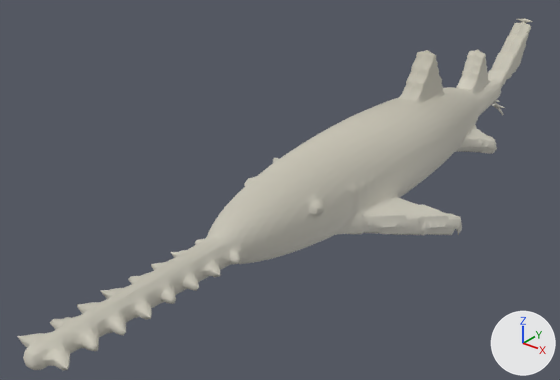
A saved change to the glTF model pack/sawfish/sawfish.glb.
One viewpoint serves both versions: a camera (50 mm lens) standing at (2.55, -4.03, 1.98) and looking at (-0.33, -0.42, -0.26). The axes (+X, +Y, +Z) are drawn at lower right. The lights are the same throughout. The first picture is the older version.

In view in the first picture: 'sawfish'.
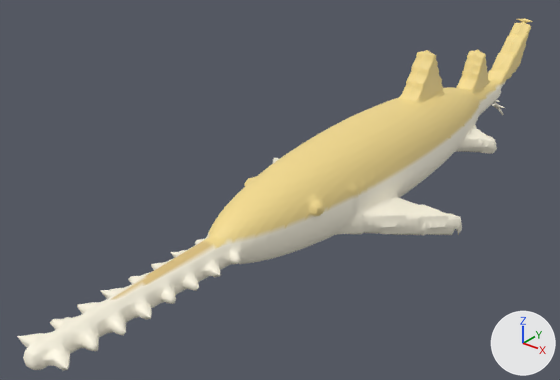
Pixel boxes (x1, y1, x2, y2) of what changed, in the pictures (560 x 380 px):
part 1 of me_sawfish, recoloured (light grey to yellow)
    both: (108, 18, 533, 301)
part 2 of me_sawfish, recoloured
    both: (239, 105, 504, 264)
part 3 of me_sawfish, recoloured
    both: (17, 82, 505, 371)

What changed in the scene script:
```text
Change me_sawfish:
    where me_sawfish.from_pydata(...)  # 11756 vertices, 23508 faces; spans x -0.77..0.77, y -2.6..2.6, z -0.47..0.47
    used by ob_sawfish; location = (0.0, 0.0, 0.0)
    me_sawfish part 1: 9202 faces centred in x -0.32..0.32, y -2.11..2.59, z -0.1..0.46 are repainted in the vertex colours; the middle colour goes from light grey #cbc7b8 to yellow #f6dd90
    me_sawfish part 2: 6304 faces centred in x -0.75..0.75, y -1.69..2.38, z -0.46..-0.19 are repainted in the vertex colours; the middle colour goes from white #ece9e1 to pale yellow #fff9e5
    me_sawfish part 3: 8002 faces centred in x -0.76..0.76, y -2.6..2.38, z -0.45..-0.09 are repainted in the vertex colours; the middle colour goes from light grey #d3d1c5 to pale yellow #fff9e5
```
